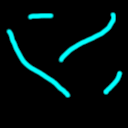
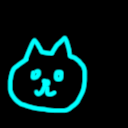
Layers edited between the first and the second 128 x 128 image:
painted on "Layer 2" over 6, 12, 123, 114
